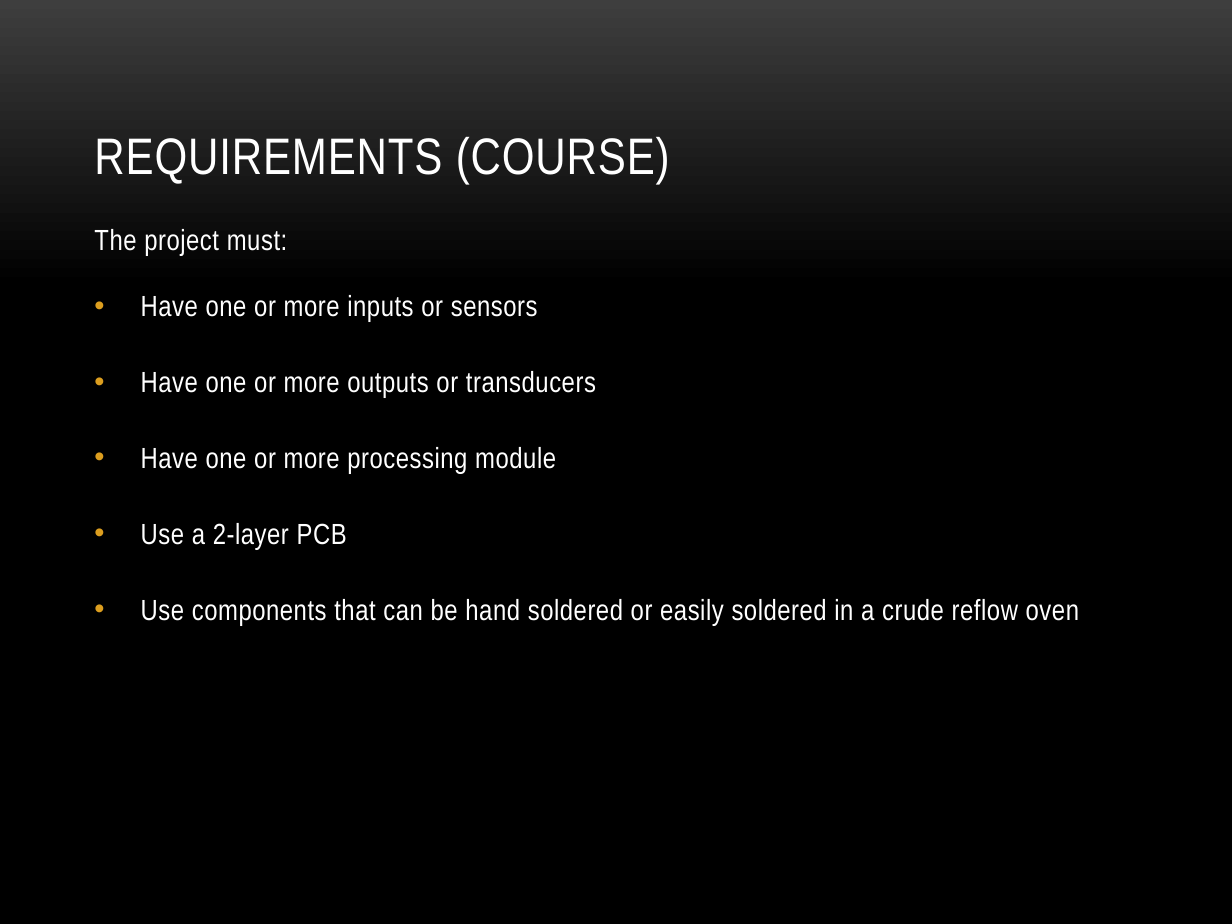
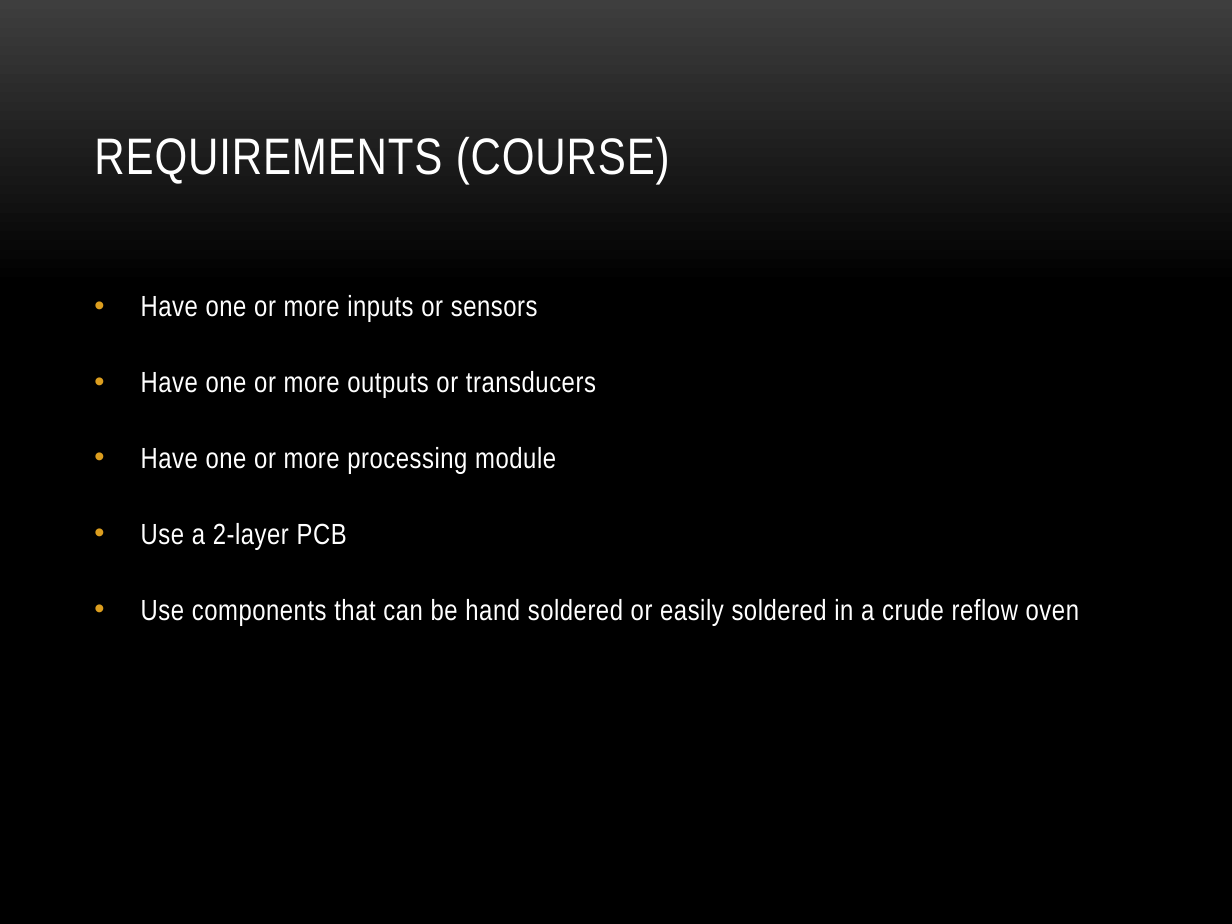
Before and after one commit to dosferatu/electronic-compass, a slide deck: slide 6 of Documentation/Project Documentation/Project Presentation.pptx. Drawn at 1232x924 pixels with LibreOffice and Linux fonts; fonts in the diff are those of the drawing; background and template pictures are left out. Boxes give left, top, right and bottom in pixels: in the first picture for what was removed or moved away, otherwise in the second. Text is boxed around its words. In the diff, an @@ line names an element or a change of style, - is before the commit and + after.

```diff
--- a/Documentation/Project Documentation/Project Presentation.pptx
+++ b/Documentation/Project Documentation/Project Presentation.pptx
@@ text at (94,229,288,256): paragraph removed @@
-The project must:
```
Also in this commit, not shown: 8 other slides changed.
